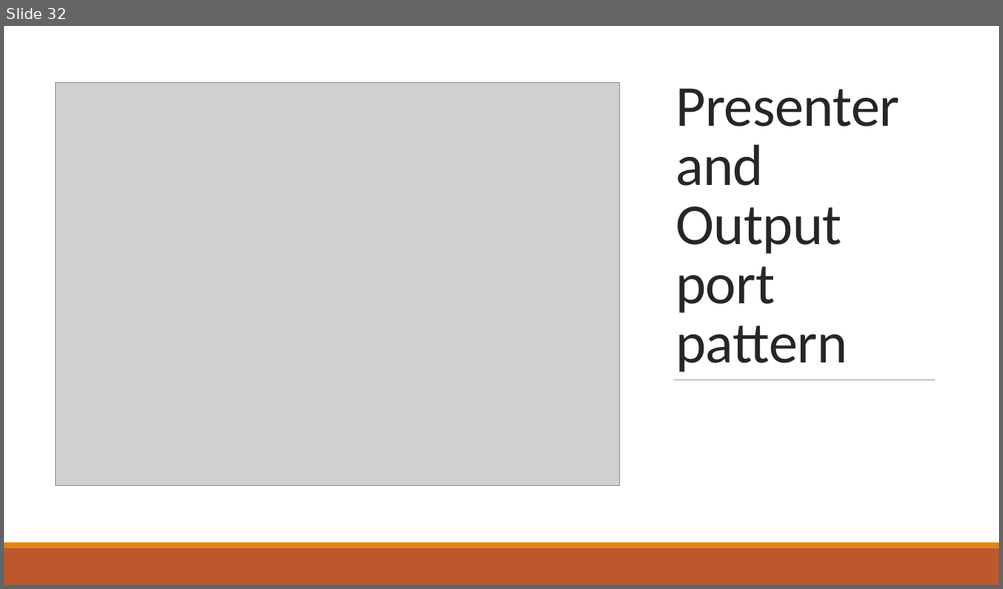
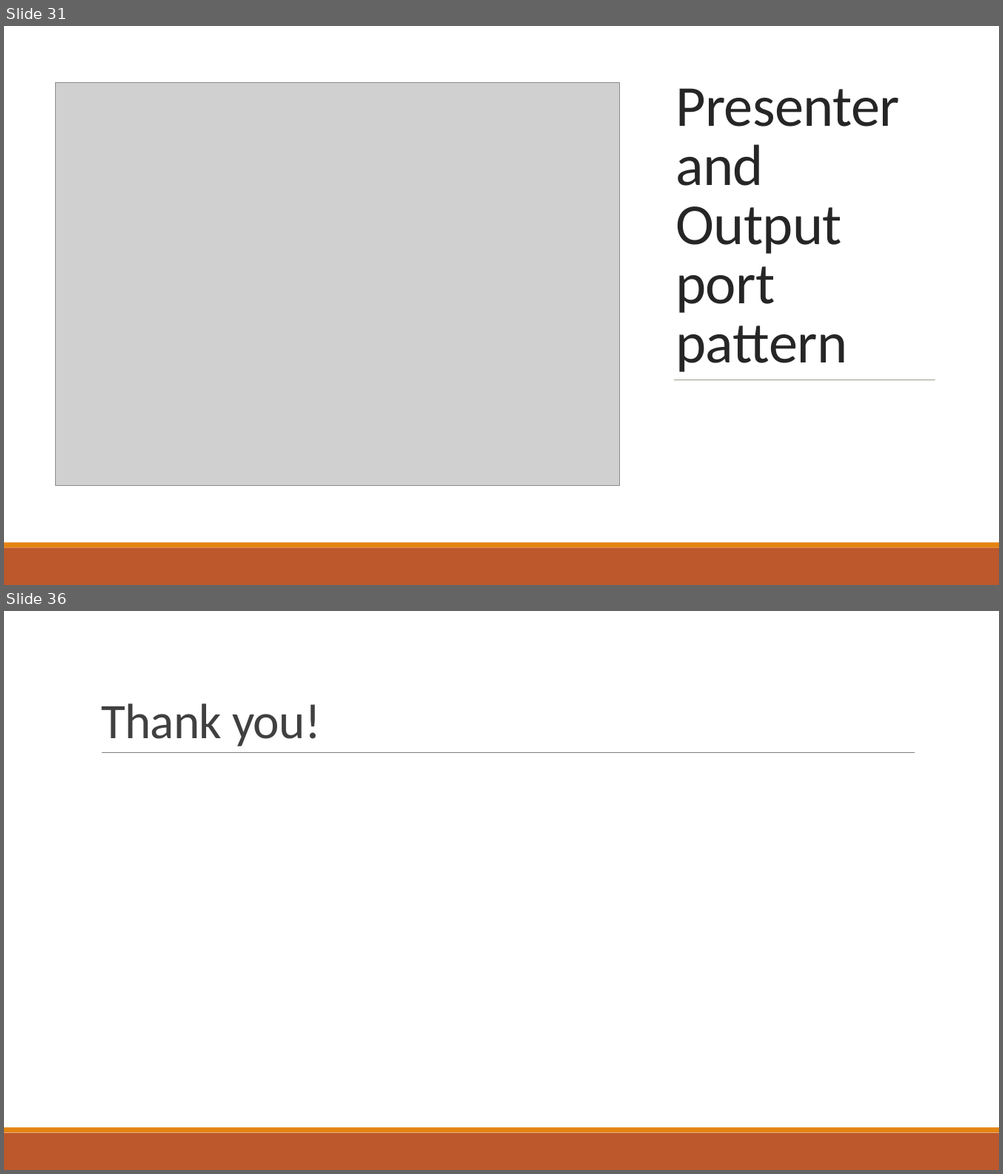
Before and after one commit to nguyentanphu/FlirtingApp, a slide deck: Introduction_to_clean_architecture.pptx. Shown one above the other, each under a label of ours: slide 32 before the commit, slides 31 and 36 after it; the slides between them are not shown. The pictures are 1003x589 and 1003x1174 pixels, drawn with LibreOffice and Linux fonts; fonts in the diff are those of the drawing; grey boxes stand for pictures. Boxes give left, top, right and bottom in pixels: in the first picture for what was removed or moved away, otherwise in the second. Text is boxed around its words. In the diff, an @@ line names an element or a change of style, - is before the commit and + after.

```diff
--- a/Introduction_to_clean_architecture.pptx
+++ b/Introduction_to_clean_architecture.pptx
@@ slide 36 added at [4,611,999,1170], background #FFFFFF @@
@@ title added at [101,703,321,746], 48 pt, text #404040 @@
+Thank you!
@@ line added from (102, 753) to (915, 753), #808080 0.5 pt @@
@@ rectangle added at [4,1133,999,1170], fill #BD582C @@
@@ rectangle added at [4,1128,999,1133], fill #E48312 @@
@@ what was slide 32 is now slide 31 @@
```
Also in this commit, not shown: 4 slides changed, 5 other slides added, 2 slides removed.
